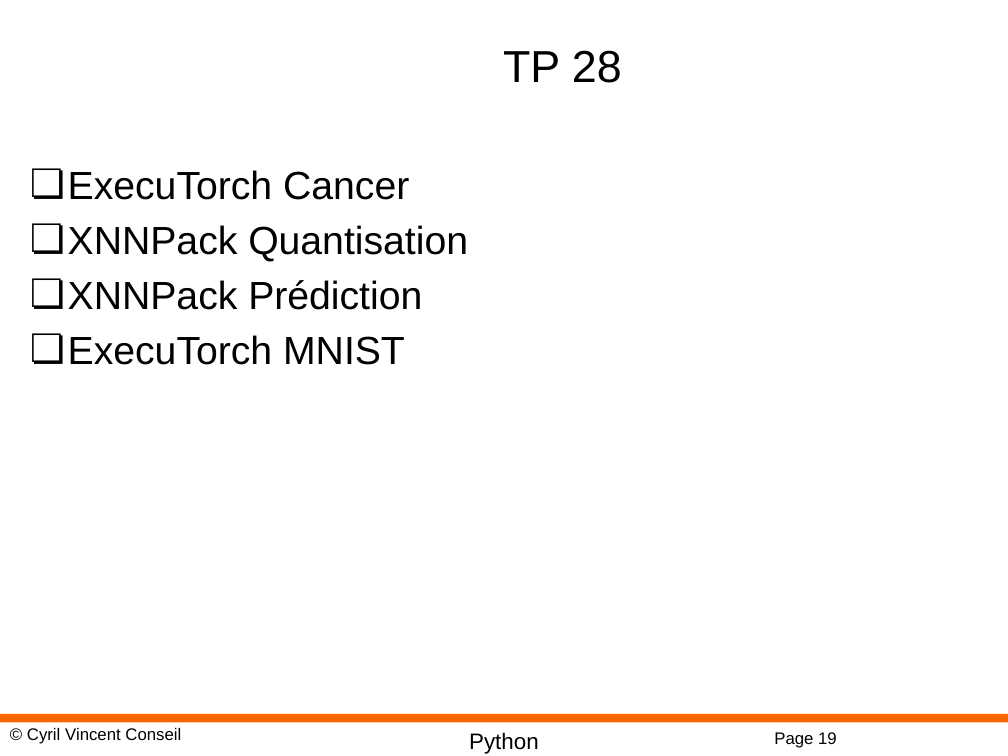
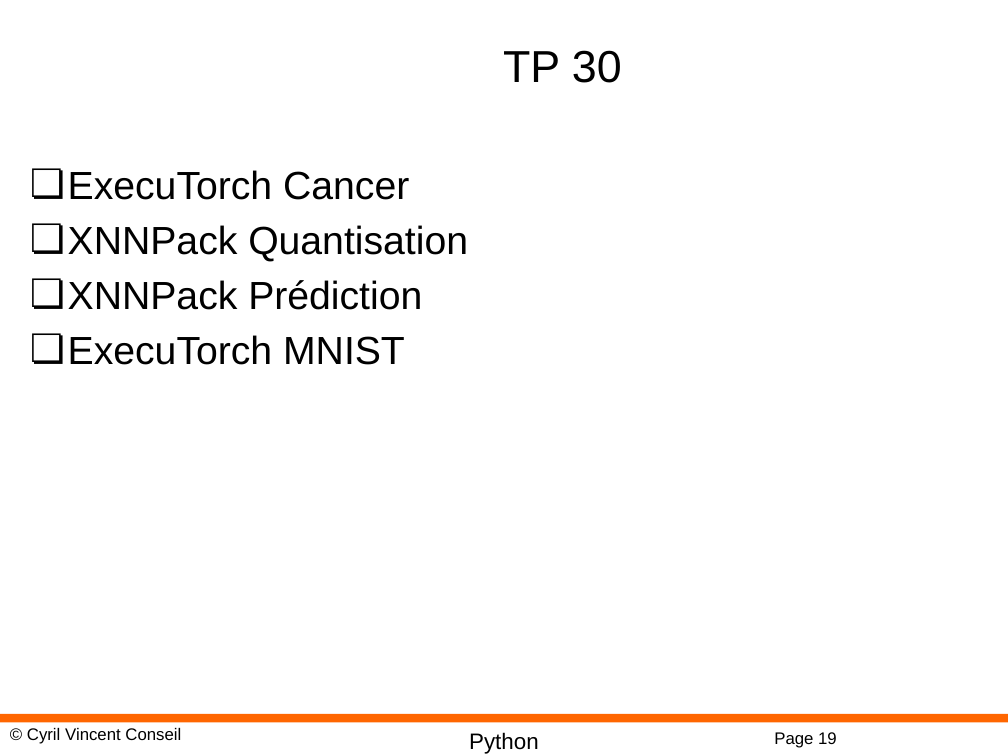
Before and after one commit to cyrilvincent/iot-ai, a slide deck: slide 19 of ppt/IoTAI29-ExecuTorch.pptx. Drawn at 1008x756 pixels with LibreOffice and Linux fonts; fonts in the diff are those of the drawing; background and template pictures are left out. Boxes give left, top, right and bottom in pixels: in the first picture for what was removed or moved away, otherwise in the second. Text is boxed around its words. In the diff, an @@ line names an element or a change of style, - is before the commit and + after.

```diff
--- a/ppt/IoTAI29-ExecuTorch.pptx
+++ b/ppt/IoTAI29-ExecuTorch.pptx
@@ title at <box>503,50,622,83</box>: text changed @@
-TP 28
+TP 30
```
Also in this commit, not shown: 4 other files.
